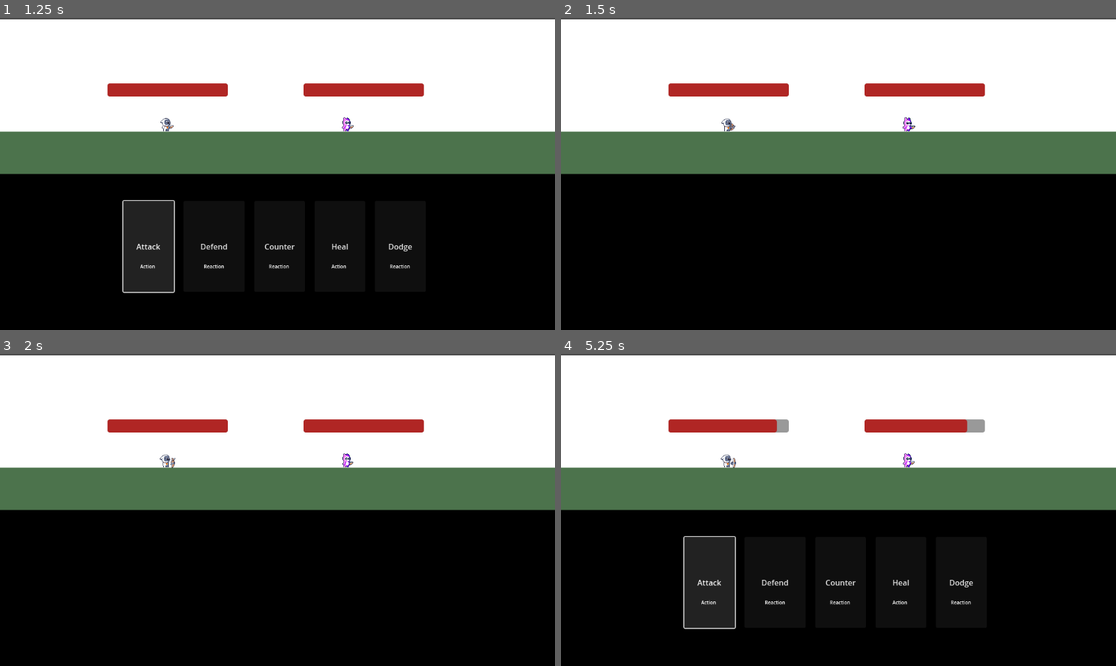
Above: before the commit, frames 1-4 (two rows, left to right).
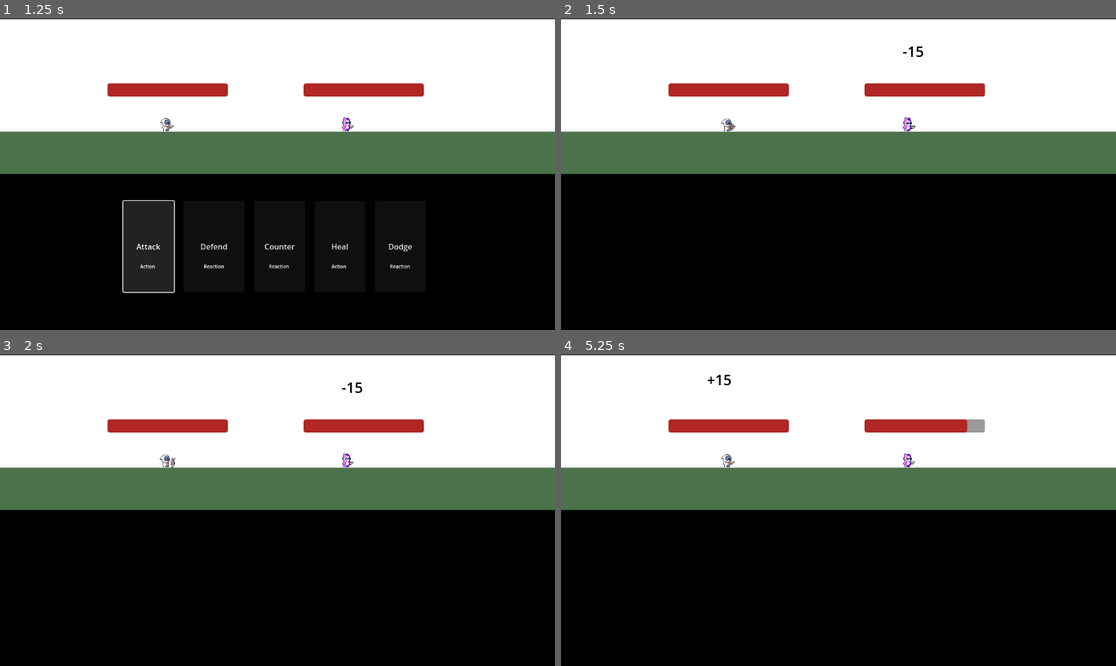
Above: after the commit, the same moments.

Repository: KylerGreen/TheAdventurersInn
Game: Godot game, scene res://Combat/combat_screen.tscn
Same seed, same stepped clock (60 frames per second), same inputs: the game is played once before the commit and once after it. This scene is started directly instead of the project's main scene.
Inputs (mouse positions are in pixels of both pictures, inside the frame that each line leads up to):
- Up to frame 1 (1.25 s): click "Attack" at 0.5 s
- Up to frame 2 (1.5 s): click "Defend" at 1.25 s
- Up to frame 3 (2 s): no input
- Up to frame 4 (5.25 s): tap Enter at 2 s; click (838, 581) at 2.75 s, where only the run before the commit has a clickable "Counter"; click "Heal" at 3.5 s; click (960, 581) at 4.25 s, where only the run after the commit has a clickable "Dodge"; click (710, 581) at 5 s, where only the run before the commit has a clickable "Attack"

Frame 1 is identical in both runs. In frame 2, less than 0.1% of the frame differs, in the area x 61-66%, y 9-13%; in frame 3, less than 0.1%; in frame 4, 3.4%, in the area x 22-75%, y 6-89%.

Commit message:
Added Enemy Ai and Display Dmg

Diff:
--- a/Combat/CurrentHand.tscn
+++ b/Combat/CurrentHand.tscn
@@ -66,6 +66,7 @@
 text = "Counter"
 
 [node name="Reaction" type="Label" parent="HBoxContainer/Counter"]
+layout_mode = 0
 offset_left = 30.415
 offset_top = 129.074
 offset_right = 73.415
@@ -79,6 +80,7 @@
 text = "Heal"
 
 [node name="Action" type="Label" parent="HBoxContainer/Heal"]
+layout_mode = 0
 offset_left = 35.0
 offset_top = 129.0
 offset_right = 69.0
@@ -92,6 +94,7 @@
 text = "Dodge"
 
 [node name="Reaction" type="Label" parent="HBoxContainer/Dodge"]
+layout_mode = 0
 offset_left = 31.415
 offset_top = 129.074
 offset_right = 74.415
--- a/Combat/Enemy/enemy_1.gd
+++ b/Combat/Enemy/enemy_1.gd
@@ -1,13 +1,36 @@
 extends CharacterBody2D
 
 var health = 100
+var IsDefending = false
+var IsCountering = false
+var IsDodging = false
+var rng = RandomNumberGenerator.new()
+var DmgRecieved = 0
+
 
 func _ready():
 	%Enemy1_Animation.play("Idle")
 	%EnemyHealth.value = health
 
+
 func Enemy_turn():
-	%Enemy_Attack.start()
+	var TurnAction = rng.randi_range(0, 2)
+	if TurnAction == 0:
+		IsDefending = true
+		%Enemy_Attack.start()
+	elif TurnAction == 1:
+		health += 10
+		DmgRecieved = 10
+		%DamageOnEnemy.visible = true
+		%DamageOnEnemy.text = str('+', DmgRecieved)
+		%DisplayDmg2.start()
+		%EnemyHealth.value = health
+		IsCountering = true
+		%PlayerHand.visible = true
+	elif TurnAction == 2:
+		IsDodging = true
+		%Enemy_Attack.start()
+
 
 func _on_timer_timeout():
 	%EnemyHealth.value = health
@@ -17,7 +40,45 @@
 
 
 func _on_player_attack():
+	if IsDefending == true:
+		health -= 5
+		DmgRecieved = 5
+		%DamageOnEnemy.visible = true
+		%DamageOnEnemy.text = str('-', DmgRecieved)
+		IsDefending = false
+
+	elif IsCountering == true:
+		%Enemy_Attack.start()
+		IsCountering = false
 		health -= 15
-		#%EnemyHealth.value = health
-		if health <= 0:
-			queue_free()
+		DmgRecieved = 15
+		%DamageOnEnemy.visible = true
+		%DamageOnEnemy.text = str('-', DmgRecieved)
+
+	elif IsDodging == true:
+		var DodgeChance = rng.randi_range(0,100)
+		if DodgeChance >= 70:
+			health = health
+			DmgRecieved = 0
+			%DamageOnEnemy.visible = true
+			%DamageOnEnemy.text = str(DmgRecieved)
+		else:
+			health -= 15
+			DmgRecieved = 15
+			%DamageOnEnemy.visible = true
+			%DamageOnEnemy.text = str('-', DmgRecieved)
+		IsDodging = false
+
+	else:
+		health -= 15
+		DmgRecieved = 15
+		%DamageOnEnemy.visible = true
+		%DamageOnEnemy.text = str('-', DmgRecieved)
+	%DisplayDmg2.start()
+
+	if health <= 0:
+		queue_free()
+
+
+func _on_display_dmg_2_timeout():
+	%DamageOnEnemy.visible = false
--- a/Combat/Player/player.gd
+++ b/Combat/Player/player.gd
@@ -10,7 +10,8 @@
 var IsHealing = false
 var action = 0
 var reaction = 0
-
+var rng = RandomNumberGenerator.new()
+var DmgRecieved = 0
 
 func _ready():
 	%Player_Animation.play("Idle")
@@ -31,22 +32,46 @@
 	%Player_Animation.play("Idle")
 
 func _on_enemy_attack_timeout():
+
 	if IsCountering == true:
 		AttackAnimation()
 		attack.emit()
+		DmgRecieved = 10
 		health -= 10
 		IsCountering = false
+		%DamageOnPlayer.visible = true
+		%DamageOnPlayer.text = str('-', DmgRecieved)
+
 	elif IsDefending == true:
+		DmgRecieved = 5
 		health -= 5
 		IsDefending = false
+		%DamageOnPlayer.visible = true
+		%DamageOnPlayer.text = str('-', DmgRecieved)
+
 	elif IsDodging == true:
-		health -= 0
+		var DodgeChance = rng.randi_range(0,100)
+		if DodgeChance >= 70:
+			health -= 0
+			DmgRecieved = 0
+			%DamageOnPlayer.visible = true
+			%DamageOnPlayer.text = str('-', DmgRecieved)
+		else:
+			health -= 20
+			DmgRecieved = 20
+			%DamageOnPlayer.visible = true
+			%DamageOnPlayer.text = str('-', DmgRecieved)
 		IsDodging = false
+
 	else:
 		health -= 20
+		DmgRecieved = 20
+		%DamageOnPlayer.visible = true
+		%DamageOnPlayer.text = str('-', DmgRecieved)
 	%PlayerHealth.value = health
 	if %PlayerHealth.value <= 0:
 		queue_free()
+	%DisplayDmg.start()
 	%PlayerHand.visible = true
 
 
@@ -57,15 +82,21 @@
 		attack.emit()
 		IsAttacking = false
 	elif IsHealing == true:
-		health += 25
+		health += 15
+		DmgRecieved = 15
+		%DamageOnPlayer.visible = true
+		%DamageOnPlayer.text = str('+', DmgRecieved)
 		IsHealing = false
+		%DisplayDmg.start()
 		if health >= 100:
 			health = 100
 		%PlayerHealth.value = health
 	action -= 1
 	reaction -= 1
 	%PlayerHand.visible = false
-	%Enemy1.Enemy_turn()
+	if %Enemy1.health > 0:
+		%EnemyTurn.start()
+
 
 
 func _on_player_hand_defend():
@@ -117,3 +148,12 @@
 	else:
 		if action == 1 and reaction == 1:
 			Player_turn()
+
+
+func _on_display_dmg_timeout():
+	%DamageOnPlayer.visible = false
+
+
+func _on_enemy_turn_timeout():
+	%Enemy1.Enemy_turn()
+	%EnemyTurn.stop()
--- a/Combat/combat_screen.tscn
+++ b/Combat/combat_screen.tscn
@@ -74,6 +74,9 @@
 [node name="Player_Attack" type="Timer" parent="Player"]
 unique_name_in_owner = true
 
+[node name="EnemyTurn" type="Timer" parent="Player"]
+unique_name_in_owner = true
+
 [node name="Enemy1" parent="." instance=ExtResource("2_5i270")]
 unique_name_in_owner = true
 position = Vector2(149, -110)
@@ -91,6 +94,38 @@
 [node name="Enemy_Attack" type="Timer" parent="Enemy1"]
 unique_name_in_owner = true
 
+[node name="DamageOnPlayer" type="Label" parent="."]
+unique_name_in_owner = true
+visible = false
+modulate = Color(0, 0, 0, 1)
+top_level = true
+z_index = 2
+offset_left = -273.0
+offset_top = -292.0
+offset_right = -181.0
+offset_bottom = -204.0
+theme_override_font_sizes/font_size = 30
+
+[node name="DisplayDmg" type="Timer" parent="DamageOnPlayer"]
+unique_name_in_owner = true
+wait_time = 1.25
+
+[node name="DamageOnEnemy" type="Label" parent="."]
+unique_name_in_owner = true
+visible = false
+modulate = Color(0, 0, 0, 1)
+top_level = true
+z_index = 2
+offset_left = 133.0
+offset_top = -276.0
+offset_right = 208.0
+offset_bottom = -208.0
+theme_override_font_sizes/font_size = 30
+
+[node name="DisplayDmg2" type="Timer" parent="DamageOnEnemy"]
+unique_name_in_owner = true
+wait_time = 1.25
+
 [connection signal="attack" from="ColorRect/ColorRect2/ColorRect3/PlayerHand" to="Player" method="_on_player_hand_attack"]
 [connection signal="counter" from="ColorRect/ColorRect2/ColorRect3/PlayerHand" to="Player" method="_on_player_hand_counter"]
 [connection signal="defend" from="ColorRect/ColorRect2/ColorRect3/PlayerHand" to="Player" method="_on_player_hand_defend"]
@@ -99,5 +134,8 @@
 [connection signal="attack" from="Player" to="Enemy1" method="_on_player_attack"]
 [connection signal="timeout" from="Player/Player_Attack" to="Player" method="_on_timer_timeout"]
 [connection signal="timeout" from="Player/Player_Attack" to="Enemy1" method="_on_timer_timeout"]
+[connection signal="timeout" from="Player/EnemyTurn" to="Player" method="_on_enemy_turn_timeout"]
 [connection signal="timeout" from="Enemy1/Enemy_Attack" to="Player" method="_on_enemy_attack_timeout"]
 [connection signal="timeout" from="Enemy1/Enemy_Attack" to="Enemy1" method="_on_enemy_attack_timeout"]
+[connection signal="timeout" from="DamageOnPlayer/DisplayDmg" to="Player" method="_on_display_dmg_timeout"]
+[connection signal="timeout" from="DamageOnEnemy/DisplayDmg2" to="Enemy1" method="_on_display_dmg_2_timeout"]
